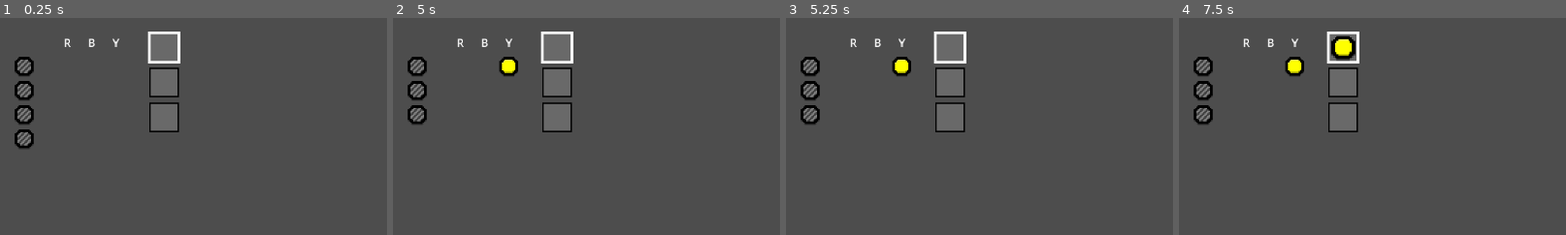
Above: before the commit, frames 1-4 (left to right).
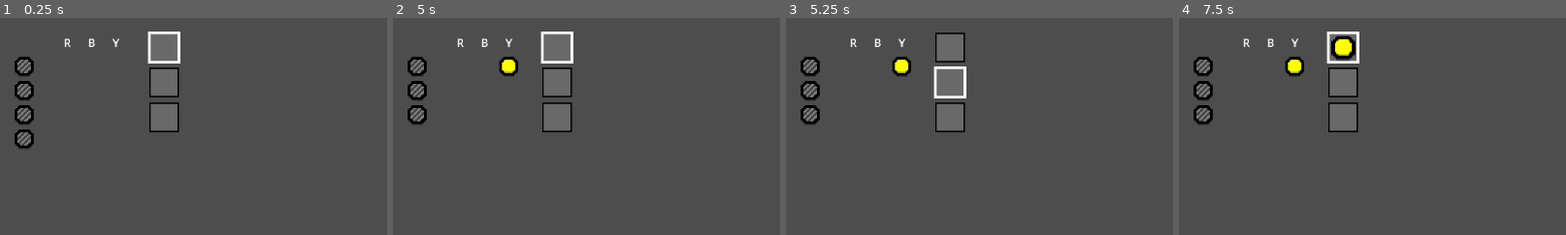
Above: after the commit, the same moments.

Repository: HimeWoo/untitled-paint-game
Game: Godot game, scene res://scenes/item_test.tscn
The game is run twice, just before and just after one commit, with the same random seed, the same clock (stepped at 60 frames per second) and the same inputs.
Inputs (mouse positions are % of the whole screen's width and height, from its top left):
- Up to frame 1 (0.25 s): no input
- Up to frame 2 (5 s): tap Enter (queue_confirm) at 0.5, 3.5, 4.25, 4.35 s; move the mouse to (72, 45) at 0.52 s; hold D (move_right) 0.53-2.03 s; tap R (queue_clear, bound only before the commit) at 0.6, 1.55, 2.3, 3.05, 3.6, 4.55 s; click (72, 45) at 0.67 s; tap Space (jump) at 0.77, 1.52, 3.02, 3.77, 4.52 s; move the mouse to (30, 55) at 1.27 s; tap Shift (dash) at 1.35 s; move the mouse to (60, 28) at 2.02 s; hold A (move_left) 2.03-2.78 s; tap J (melee_attack) at 2.1 s; move the mouse to (45, 70) at 2.77 s; hold D (move_right) 2.78-4.28 s; tap 2 (queue_blue) at 2.85 s; click (45, 70) at 2.92 s; move the mouse to (80, 65) at 3.52 s; move the mouse to (20, 35) at 4.27 s; hold A (move_left) from 4.28 s (still down)
- Up to frame 3 (5.25 s): tap Enter (queue_confirm) at 5 s; move the mouse to (55, 50) at 5.02 s; release A (move_left) at 5.03 s; hold D (move_right) from 5.03 s (still down); tap E (queue_next) at 5.1 s; click (55, 50) at 5.17 s
- Up to frame 4 (7.5 s): tap R (queue_clear, bound only before the commit) at 5.3, 6.05, 6.8 s; tap Enter (queue_confirm) at 5.75, 6.5 s; move the mouse to (35, 25) at 5.77 s; release D (move_right) at 5.78 s; hold A (move_left) 5.78-7.28 s; tap Q (queue_prev) at 5.85 s; tap Space (jump) at 6.02, 6.77 s; move the mouse to (72, 45) at 6.52 s; tap 1 (queue_red) at 6.6 s; move the mouse to (30, 55) at 7.27 s; hold D (move_right) from 7.28 s (still down); tap 3 (queue_yellow) at 7.35 s; click (30, 55) at 7.42 s
The pictures show only the part of the screen within x 0-50%, y 0-50%; the shares and areas given below are measured in that part.

Frames 1-2 are identical in both runs. In frame 3, 0.9% of the frame differs, in the area x 38-47%, y 6-38%; in frame 4, nothing differs.

Commit message:
switched to index based queue, need to decide mixing behavior

Diff:
--- a/untitled-paint-game/project.godot
+++ b/untitled-paint-game/project.godot
@@ -76,7 +76,7 @@
 "events": [Object(InputEventKey,"resource_local_to_scene":false,"resource_name":"","device":-1,"window_id":0,"alt_press …(195 unchanged characters)…
 ]
 }
-queue_clear={
+queue_undo={
 "deadzone": 0.2,
 "events": [Object(InputEventKey,"resource_local_to_scene":false,"resource_name":"","device":-1,"window_id":0,"alt_press …(192 unchanged characters)…
 ]
--- a/untitled-paint-game/scenes/ui/paint_queue.tscn
+++ b/untitled-paint-game/scenes/ui/paint_queue.tscn
@@ -21,44 +21,41 @@
 4: ExtResource("7_0t64k"),
 5: ExtResource("8_qxlgx"),
 6: ExtResource("9_xntjn"),
-8: ExtResource("10_qori5")
+7: ExtResource("10_qori5")
 })
+selected_slot = ExtResource("2_qjs1p")
+deselected_slot = ExtResource("3_5yk2h")
 
-[node name="Selection" type="TextureRect" parent="."]
-unique_name_in_owner = true
+[node name="Slot1" type="TextureRect" parent="."]
 layout_mode = 2
 texture = ExtResource("2_qjs1p")
 expand_mode = 5
 
-[node name="Item" type="TextureRect" parent="Selection"]
+[node name="Item" type="TextureRect" parent="Slot1"]
 layout_mode = 0
 offset_left = 4.0
 offset_top = 4.0
 offset_right = 44.0
 offset_bottom = 44.0
 
-[node name="Queue" type="VBoxContainer" parent="."]
-unique_name_in_owner = true
-layout_mode = 2
-
-[node name="Slot1" type="TextureRect" parent="Queue"]
+[node name="Slot2" type="TextureRect" parent="."]
 layout_mode = 2
 texture = ExtResource("3_5yk2h")
 expand_mode = 5
 
-[node name="Item" type="TextureRect" parent="Queue/Slot1"]
+[node name="Item" type="TextureRect" parent="Slot2"]
 layout_mode = 0
 offset_left = 4.0
 offset_top = 4.0
 offset_right = 44.0
 offset_bottom = 44.0
 
-[node name="Slot2" type="TextureRect" parent="Queue"]
+[node name="Slot3" type="TextureRect" parent="."]
 layout_mode = 2
 texture = ExtResource("3_5yk2h")
 expand_mode = 5
 
-[node name="Item" type="TextureRect" parent="Queue/Slot2"]
+[node name="Item" type="TextureRect" parent="Slot3"]
 layout_mode = 0
 offset_left = 4.0
 offset_top = 4.0
--- a/untitled-paint-game/scripts/paint_selector.gd
+++ b/untitled-paint-game/scripts/paint_selector.gd
@@ -1,45 +1,64 @@
 class_name PaintSelector
 
-const STARTING_QUEUE_CAPACITY: int = 2 # Slots beyond the first given by default
+const STARTING_CAPACITY: int = 3
 
-var _palette: QueueElement = QueueElement.new(PaintColor.Colors.NONE, false)
+var selected_index: int = 0
 var _colors_used: Array[PaintColor.Colors]
 var _queue: Array[QueueElement]
-var _capacity: int = STARTING_QUEUE_CAPACITY
+var _capacity: int = STARTING_CAPACITY
+var _last_saved_color: PaintColor.Colors = PaintColor.Colors.NONE:
+	set(value):
+		_last_saved_color = value
+		print("LSC: %s" % PaintColor.Colors.find_key(value))
 
 
-## Adds the color to the palette or preview mix if a different color already exists
-func add_color_to_palette(color: PaintColor.Colors) -> void:
-	if _palette.color == PaintColor.Colors.NONE:
-		_palette.color = color
+
+func _init() -> void:
+	_queue.clear()
+	for i in range(_capacity):
+		_queue.push_back(QueueElement.new(PaintColor.Colors.NONE, false))
+
+
+## Adds the color to selected slot or mixes if different color already exists
+func add_color(color: PaintColor.Colors) -> void:
+	var selected: QueueElement = get_selection()
+	if selected.is_blank():
+		selected.color = color
 		_colors_used.push_back(color)
 		UISignals.selector_changed.emit(self)
-	elif _palette.color != color:
-		var new_color: PaintColor.Colors = PaintColor.mix_colors(color, _palette.color)
-		_palette.color = new_color
+	elif selected.color != color:
+		var new_color: PaintColor.Colors = PaintColor.mix_colors(color, selected.color)
+		selected.color = new_color
 		_colors_used.push_back(color)
 		UISignals.selector_changed.emit(self)
 
 
-## Returns the color in the palette
-func get_palette_color() -> PaintColor.Colors:
-	return _palette.color
+## Returns the element in the selected slot
+func get_selection() -> QueueElement:
+	return at(selected_index)
 
 
-## Returns the color at the specified index in the queue
-func get_queue_color_at(idx: int) -> PaintColor.Colors:
-	if idx < 0 or idx >= queue_size():
-		return PaintColor.Colors.NONE
+## Returns the element at the specified index
+func at(idx: int) -> QueueElement:
+	if idx < 0 or idx >= capacity():
+		return null
 	else:
-		return _queue.get(idx).color
+		return _queue.get(idx)
 
 
 ## Confirms the mixture on palette and moves it to the next queue slot if able
-func mix_palette() -> void:
+func mix_selected() -> void:
 	if not is_queue_full():
-		_queue.push_front(QueueElement.new(_palette.color, true))
-		_palette.color = PaintColor.Colors.NONE
-		_palette.is_mixed = false
+		var selected: QueueElement = get_selection()
+		var index: int
+		for i in range(capacity() - 1):
+			index = wrapi(selected_index + i + 1, 0, capacity())
+			if at(index).is_blank():
+				break
+		at(index).color = selected.color
+		at(index).is_mixed = true
+		selected.color = PaintColor.Colors.NONE
+		selected.is_mixed = false
 		_colors_used.clear()
 		UISignals.selector_changed.emit(self)
 
@@ -50,40 +69,50 @@
 
 
 ## Returns the number of elements in the paint queue
-func queue_size() -> int:
-	return _queue.size()
+func size() -> int:
+	var total: int = 0
+	for elem: QueueElement in _queue:
+		if not elem.is_blank():
+			total += 1
+	return total
 
 
 ## Returns the maximum capacity of the paint queue
-func queue_capacity() -> int:
+func capacity() -> int:
 	return _capacity
 
 
 ## Returns true if queue is full
 func is_queue_full() -> bool:
-	return queue_size() >= queue_capacity()
+	return size() >= capacity()
 
 
-## Clear selected queue slot
-func clear_selected() -> void:
-	_palette.color = PaintColor.Colors.NONE
-	_palette.is_mixed = false
+## Undo operations on the selected queue slot
+func undo_select_slot() -> void:
+	var selected = get_selection()
+	if selected.is_mixed:
+		selected.color = _last_saved_color
+	else:
+		selected.color = PaintColor.Colors.NONE
+		selected.is_mixed = false
 	_colors_used.clear()
 	UISignals.selector_changed.emit(self)
 
 
-## Load paint from the specified index onto the palette
-func load_to_palette(idx: int):
-	if queue_size() > 0:
-		var swap_out: QueueElement = _queue.pop_at(idx)
-		if _palette.is_mixed:
-			_queue.insert(idx, QueueElement.new(_palette.color, true))
-		else:
-			_colors_used.clear()
-		_palette.color = swap_out.color
-		_palette.is_mixed = swap_out.is_mixed
-		print("Palette swap in: {%s, is_mixed = %s}" % [PaintColor.Colors.find_key(swap_out.color), swap_out.is_mixed])
-		UISignals.selector_changed.emit(self)
+func select_next() -> void:
+	selected_index = wrapi(selected_index + 1, 0, capacity())
+	var new_selection = get_selection()
+	if new_selection.is_mixed:
+		_last_saved_color = new_selection.color
+	UISignals.selector_changed.emit(self)
+
+
+func select_prev() -> void:
+	selected_index = wrapi(selected_index - 1, 0, capacity())
+	var new_selection = get_selection()
+	if new_selection.is_mixed:
+		_last_saved_color = new_selection.color
+	UISignals.selector_changed.emit(self)
 
 
 class QueueElement:
@@ -94,3 +123,8 @@
 	func _init(p_color: PaintColor.Colors, p_mixed: bool) -> void:
 		color = p_color
 		is_mixed = p_mixed
+
+
+	## Returns true this element should be treated as null
+	func is_blank() -> bool:
+		return color == PaintColor.Colors.NONE
--- a/untitled-paint-game/scripts/player.gd
+++ b/untitled-paint-game/scripts/player.gd
@@ -117,8 +117,8 @@
 		_action_queue_color(PaintColor.Colors.YELLOW)
 	if Input.is_action_just_pressed("queue_confirm"):
 		_action_queue_confirm()
-	if Input.is_action_just_pressed("queue_clear"):
-		_action_queue_clear()
+	if Input.is_action_just_pressed("queue_undo"):
+		_action_queue_undo()
 	# ---------------------------------------------
 
 	move_and_slide()
@@ -169,11 +169,11 @@
 
 
 func _action_queue_next() -> void:
-	selector.load_to_palette(0)
+	selector.select_next()
 
 
 func _action_queue_prev() -> void:
-	selector.load_to_palette(selector.queue_size() - 1)
+	selector.select_prev()
 
 
 func _action_queue_color(color: PaintColor.Colors) -> void:
@@ -182,11 +182,11 @@
 	# Amount of the color used but not confirmed
 	var used_amt: int = selector.get_colors_used().count(color)
 	if used_amt < total_amt:
-		selector.add_color_to_palette(color)
+		selector.add_color(color)
 
 
 func _action_queue_confirm() -> void:
-	if PaintColor.is_primary(selector.get_palette_color()):
+	if PaintColor.is_primary(selector.get_selection().color):
 		return
 	else:
 		var palette: Array[PaintColor.Colors] = selector.get_colors_used()
@@ -194,8 +194,8 @@
 			return
 		for color in palette:
 			inventory.remove_color(color)
-		selector.mix_palette()
-
-
-func _action_queue_clear() -> void:
-	selector.clear_selected()
+		selector.mix_selected()
+
+
+func _action_queue_undo() -> void:
+	selector.undo_select_slot()
--- a/untitled-paint-game/scripts/ui/paint_selector_ui.gd
+++ b/untitled-paint-game/scripts/ui/paint_selector_ui.gd
@@ -2,21 +2,27 @@
 extends VBoxContainer
 
 @export var paint_textures: Dictionary[PaintColor.Colors, Texture2D]
+@export var selected_slot: Texture2D
+@export var deselected_slot: Texture2D
 
 
 func _ready() -> void:
 	UISignals.selector_changed.connect(_on_selector_changed)
-	_update_ui()
 
 
-func _update_ui() -> void:
-	pass
+func select(idx: int) -> void:
+	var slot = get_child(idx)
+	slot.texture = selected_slot
+
+
+func deselect(idx: int) -> void:
+	var slot = get_child(idx)
+	slot.texture = deselected_slot
 
 
 func _on_selector_changed(selector: PaintSelector):
-	print("Palette: {%s, is_mixed = %s}" % [PaintColor.Colors.find_key(selector._palette.color), selector._palette.is_mixed])
-	var selected_item := %Selection.get_child(0) as TextureRect
-	selected_item.texture = paint_textures.get(selector.get_palette_color())
-	for slot in %Queue.get_children():
+	for slot in get_children():
+		deselect(slot.get_index())
 		var item = slot.get_child(0) as TextureRect
-		item.texture = paint_textures.get(selector.get_queue_color_at(slot.get_index()))
+		item.texture = paint_textures.get(selector.at(slot.get_index()).color)
+	select(selector.selected_index)
